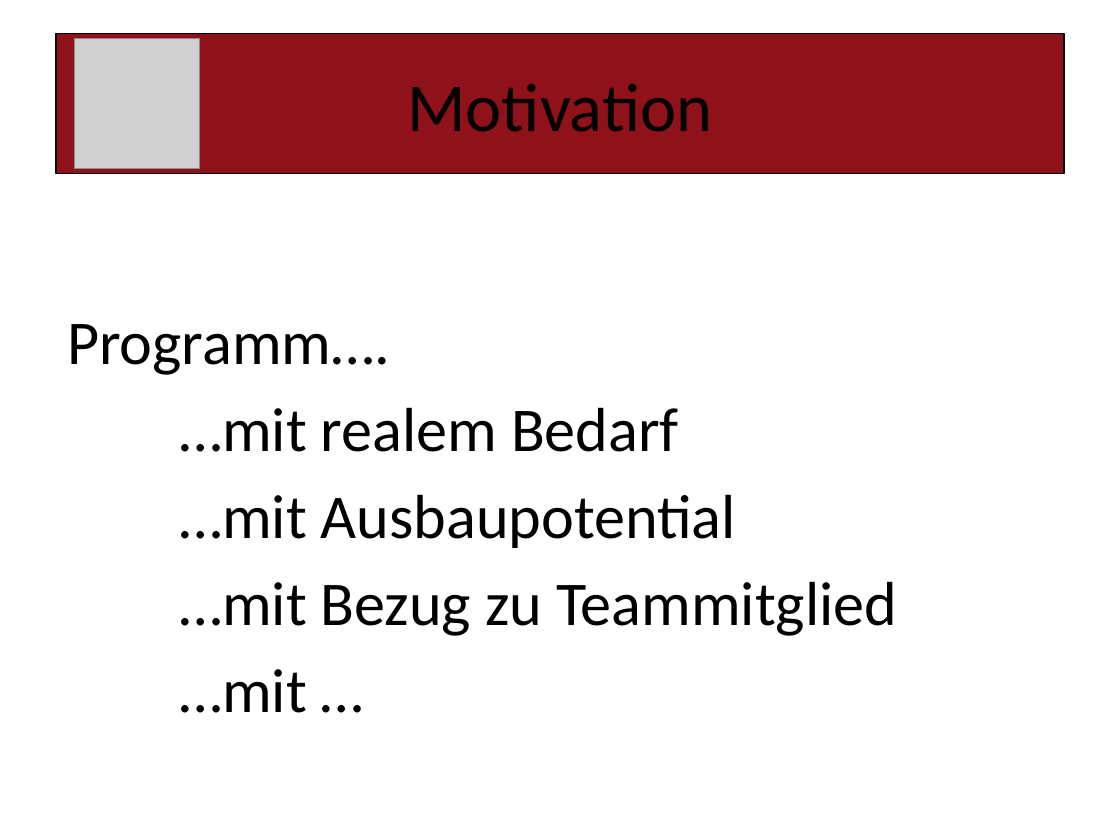
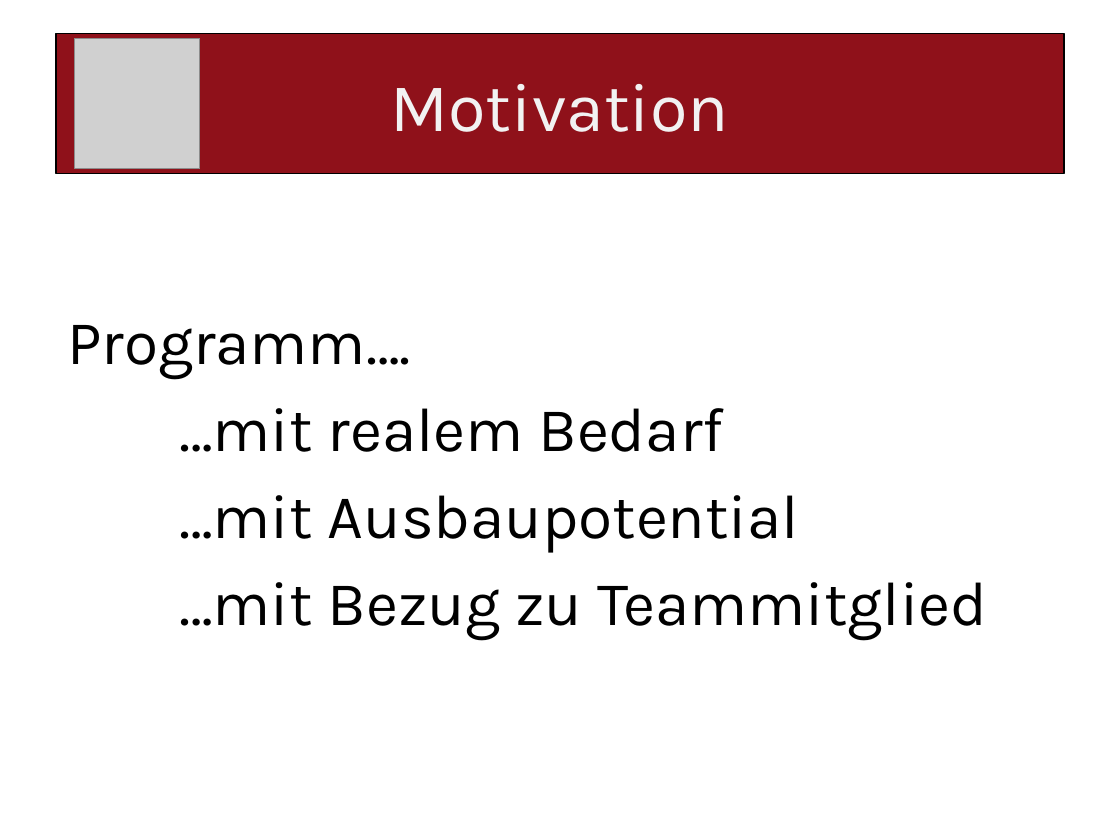
Before and after one commit to paulisch/archivist, a slide deck: slide 2 of Documentation/ProjectDocumentation/Presentation.pptx (slide 3 before the commit). Drawn at 1120x840 pixels with LibreOffice and Linux fonts; fonts in the diff are those of the drawing; grey boxes stand for pictures. Boxes give left, top, right and bottom in pixels: in the first picture for what was removed or moved away, otherwise in the second. Text is boxed around its words. In the diff, an @@ line names an element or a change of style, - is before the commit and + after.

```diff
--- a/Documentation/ProjectDocumentation/Presentation.pptx
+++ b/Documentation/ProjectDocumentation/Presentation.pptx
@@ title "Motivation" at (x1=56, y1=34, x2=1064, y2=174): font Calibri to Karla, text colour #000000 to #F2F2F2 @@
@@ text "Programm…." at (x1=67, y1=325, x2=988, y2=640): font Calibri to Karla @@
@@ text at (x1=179, y1=669, x2=307, y2=713): paragraph removed @@
-…mit …
```
Also in this commit, not shown: 8 other slides changed, 5 slides added, 2 slides removed, 1 other file.
